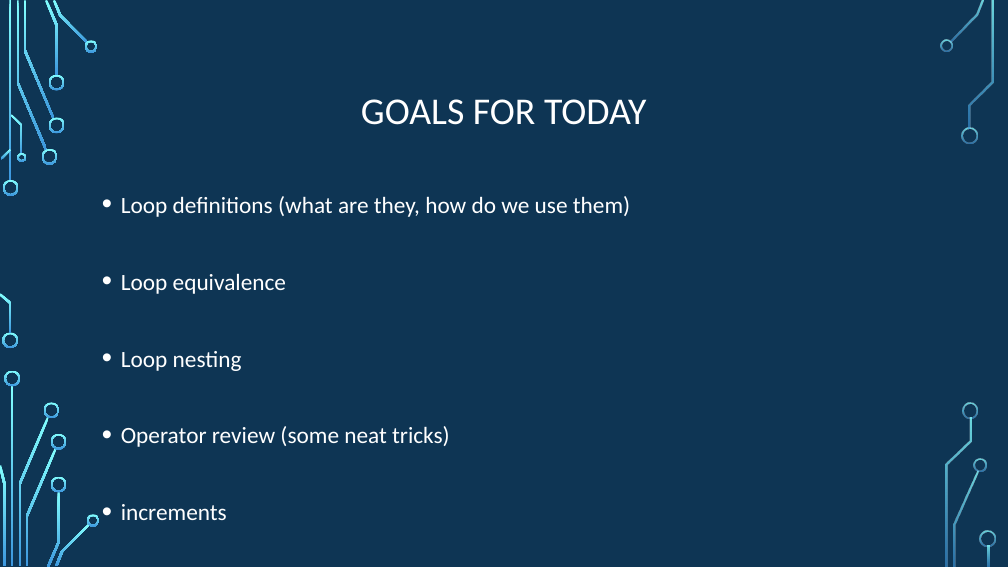
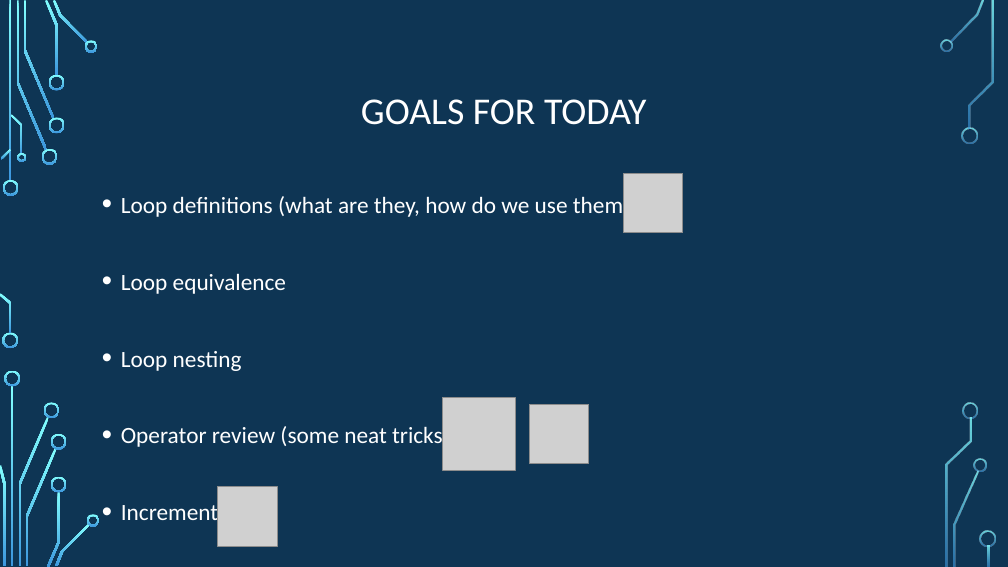
Before and after one commit to psypdt/ZIS_C-_Summer_Course_2019, a slide deck: slide 2 of Day_3/Day_3.pptx. Drawn at 1008x567 pixels with LibreOffice and Linux fonts; fonts in the diff are those of the drawing; grey boxes stand for pictures; background and template pictures are left out. Boxes give left, top, right and bottom in pixels: in the first picture for what was removed or moved away, otherwise in the second. Text is boxed around its words. In the diff, an @@ line names an element or a change of style, - is before the commit and + after.

```diff
--- a/Day_3/Day_3.pptx
+++ b/Day_3/Day_3.pptx
@@ picture added at (624,173,683,232) @@
@@ picture added at (442,398,515,470) @@
@@ picture added at (529,405,588,464) @@
@@ text at (121,501,227,527): text changed @@
-• increments
+• Increments
@@ picture added at (218,487,278,547) @@
```
Also in this commit, not shown: 13 other slides changed, 1 other file.
